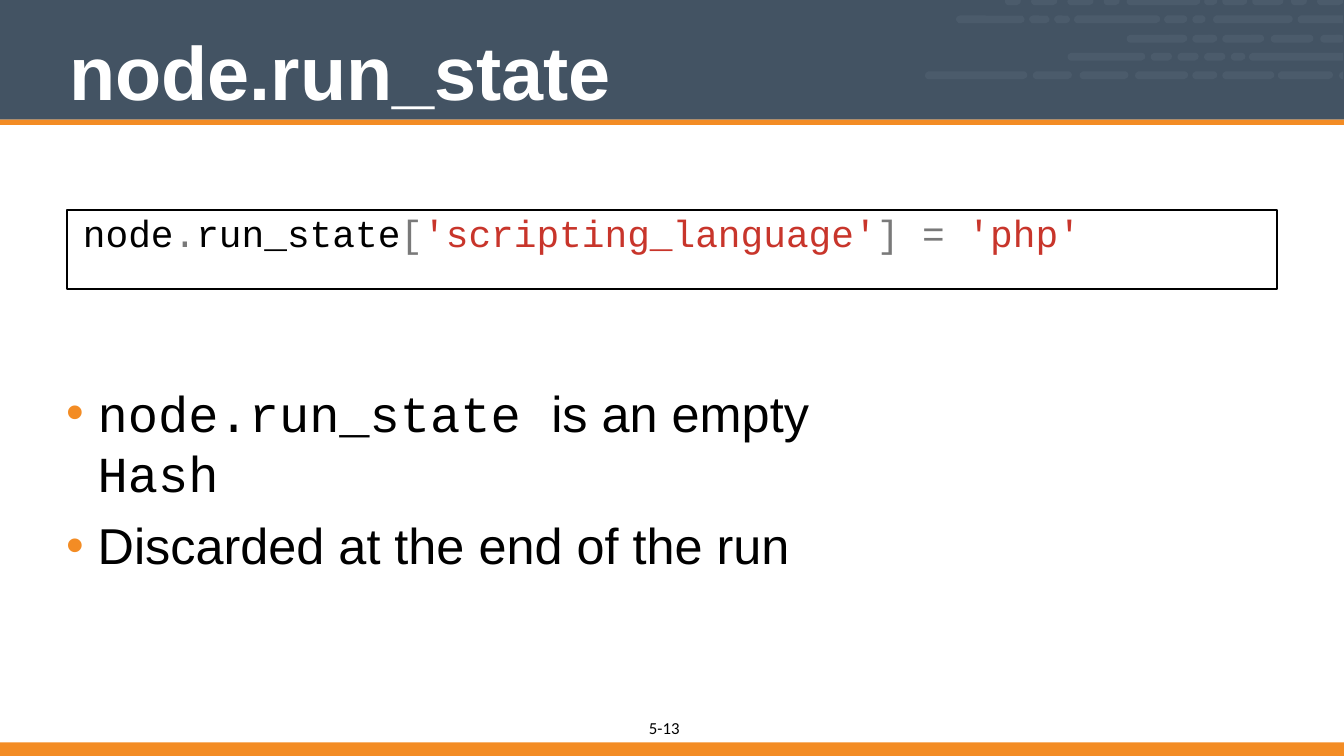
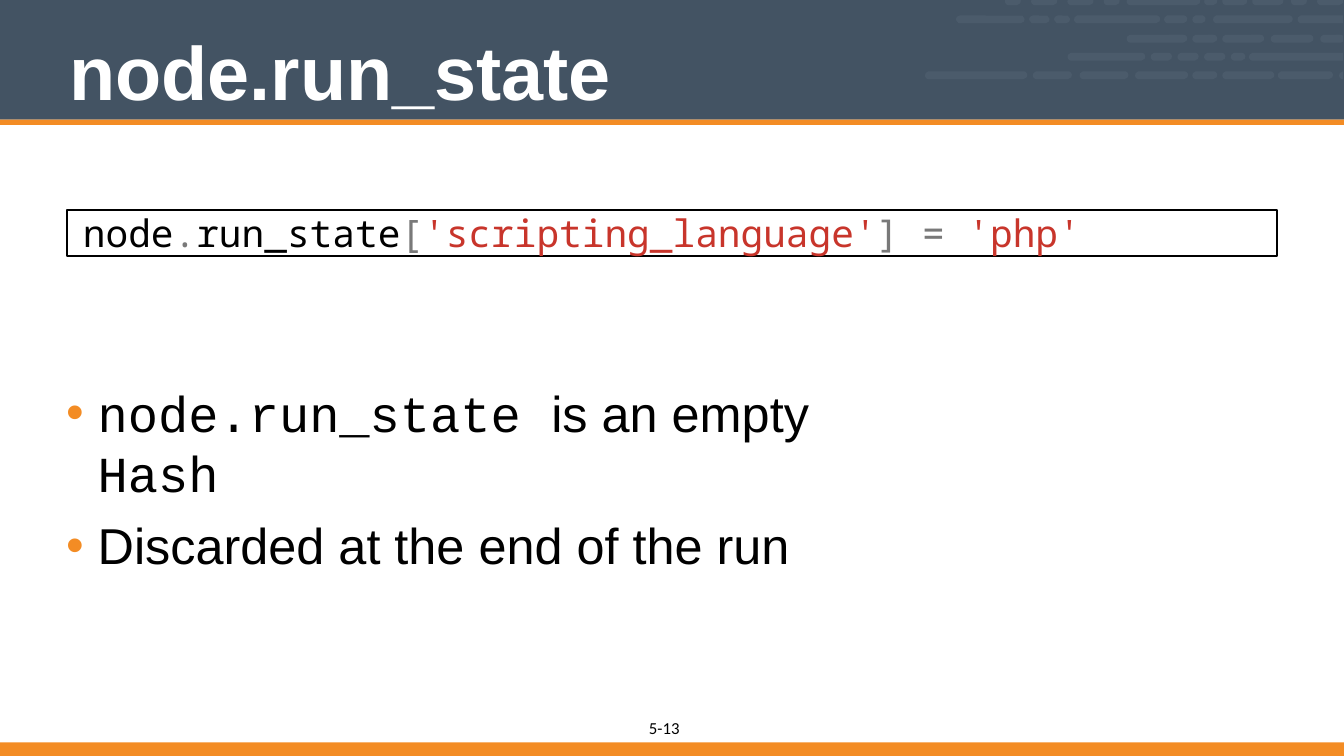
Before and after one commit to vinyar/chef-intermediate, a slide deck: slide 13 of 05-chef_client_run_internals.pptx. Drawn at 1344x756 pixels with LibreOffice and Linux fonts; fonts in the diff are those of the drawing. Boxes give left, top, right and bottom in pixels: in the first picture for what was removed or moved away, otherwise in the second. Text is boxed around its words. In the diff, an @@ line names an element or a change of style, - is before the commit and + after.

Commit message:
Updated chef client run internals (Module 5)
Removed all mention of the event subsystem (because we don't talk about them)
Removed mention of start handlers (because we don't talk about them)
Fixed the formatting of the code
Changed the code to Courier from Courier New (for better resolution on low visibiliby screens)

```diff
--- a/05-chef_client_run_internals.pptx
+++ b/05-chef_client_run_internals.pptx
@@ rectangle "node.run_state['scripting_language'] = 'php'": place and size @@
-rectangle "node.run_state['scripting_language'] = 'php'" at <box>67,210,1277,289</box>
+rectangle "node.run_state['scripting_language'] = 'php'" at <box>67,210,1277,256</box>
@@ rectangle "node.run_state['scripting_language'] = 'php'" at <box>67,210,1277,256</box>: font Courier New to Noto Sans Mono @@
```
Also in this commit, not shown: 6 other slides changed, 2 slides removed.
